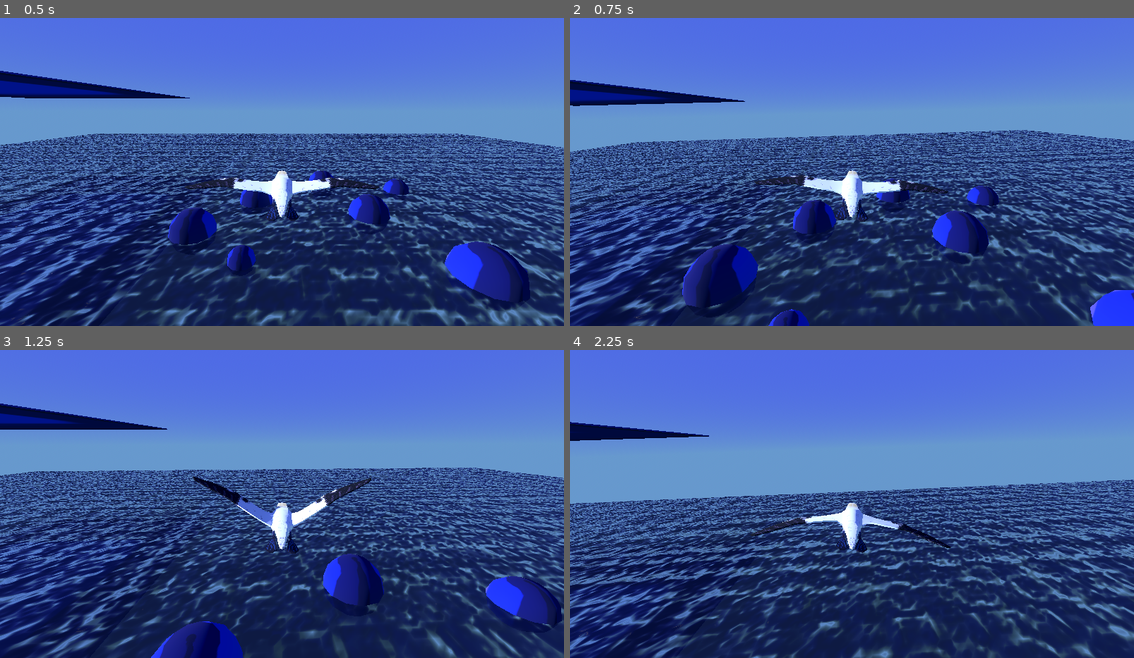
Above: before the commit, frames 1-4 (two rows, left to right).
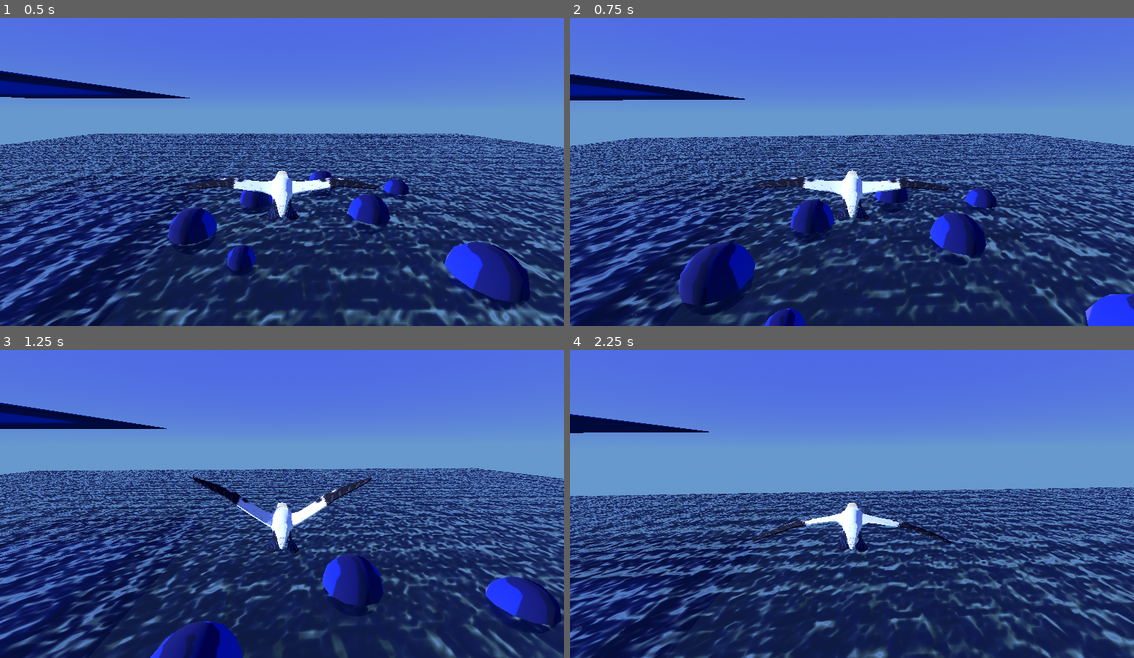
Above: after the commit, the same moments.

Repository: dreamfunicular/trianglegamejam26
Game: Godot game, scene res://BirdTestEnv.tscn
The game is run twice, just before and just after one commit, with the same random seed, the same clock (stepped at 60 frames per second) and the same inputs. The project has no main scene, so this scene is started directly. The engine's default icon, where the game draws it, is replaced by a stand-in: a white triangle on a blue panel in a dark square.
Inputs (mouse positions are in pixels of both pictures, inside the frame that each line leads up to):
- Up to frame 1 (0.5 s): no input
- Up to frame 2 (0.75 s): move the mouse to (880, 165) at 0.52 s
- Up to frame 3 (1.25 s): tap Space (Flap) at 0.77, 1.07 s
- Up to frame 4 (2.25 s): move the mouse to (823, 500) at 1.27 s; tap Space (Flap) at 1.52, 1.82 s; move the mouse to (863, 494) at 2.02 s

Frame 1 is identical in both runs. In frame 2, 29% of the frame differs, in the area x 0-100%, y 18-100%; in frame 3, 14%; in frame 4, 28%.

Commit message:
POC of modified dive state

Diff:
--- a/Objects/Player/player.gd
+++ b/Objects/Player/player.gd
@@ -4,13 +4,15 @@
 
 const CAMERA_ROLL_PERCENT = 0.5
 
-const ROLL_SENSE = 0.002
+const ROLL_SENSE = 0.8
 const ROLL_NORMALIZE_SPEED = 4
 
-const MOUSE_SENSE_MAX = 0.004
-const MOUSE_SENSE_MIN = 0.002
-const TURN_CLAMP_MAX = PI/36
-const TURN_CLAMP_MIN = PI/72
+const MOUSE_SENSE_FREE = Vector2(0.002, 0.004)
+const TURN_CLAMP_FREE = Vector2(PI/72, PI/36)
+const MOUSE_SENSE_WATER = Vector2(0.001, 0.001)
+const TURN_CLAMP_WATER = Vector2(PI/108, PI/108)
+var mouse_sense_vect = MOUSE_SENSE_FREE
+var turn_clamp_vect = TURN_CLAMP_FREE
 
 @onready var pitch_pivot = $PitchPivot
 @onready var camera = $PitchPivot/Camera3D
@@ -29,6 +31,7 @@
 
 var is_bird_surfacing : bool = false
 var camera_in_water : bool = false
+var entry_speed : float = 0.0
 
 enum PlayerStates {
 	FLY,
@@ -53,11 +56,37 @@
 
 func _input(event) -> void:
 	if event is InputEventMouseMotion:
-		var mouse_sense = lerp(MOUSE_SENSE_MAX, MOUSE_SENSE_MIN, get_speed_lerp())
-		var turn_clamp = lerp(TURN_CLAMP_MAX, TURN_CLAMP_MIN, get_speed_lerp())
-		rotate_y(clamp(-event.relative.x * mouse_sense, -turn_clamp, turn_clamp))
-		pitch_pivot.rotate_x(clamp(-event.relative.y * mouse_sense, -turn_clamp, turn_clamp))
-		roll += event.relative.x * ROLL_SENSE
+		var weight = update_steer()
+		var mouse_sense = lerp(mouse_sense_vect.y, mouse_sense_vect.x, weight)
+		var turn_clamp = lerp(turn_clamp_vect.y, turn_clamp_vect.x, weight)
+		#rotate_y(clamp(-event.relative.x * mouse_sense, -turn_clamp, turn_clamp))
+		#pitch_pivot.rotate_x(clamp(-event.relative.y * mouse_sense, -turn_clamp, turn_clamp))
+		#roll += event.relative.x * ROLL_SENSE
+		turn_camera(clamp(-event.relative.x * mouse_sense, -turn_clamp, turn_clamp),
+			clamp(-event.relative.y * mouse_sense, -turn_clamp, turn_clamp))
+
+func turn_camera(rad_x: float, rad_y: float):
+	rotate_y(rad_x)
+	pitch_pivot.rotate_x(rad_y)
+	roll += -rad_x * ROLL_SENSE
+
+# the vectors it sets store the high and low values of mouse sense and max steer
+# these values are set based on the player's state
+# then based on whatever blending function is used to lerp between them, return that weight
+# this function is only to be used in the _input function
+func update_steer() -> float:
+	match state:
+		PlayerStates.FLY:
+			mouse_sense_vect = MOUSE_SENSE_FREE
+			turn_clamp_vect = TURN_CLAMP_FREE
+			return get_speed_lerp()
+
+		PlayerStates.DIVE:
+			mouse_sense_vect = MOUSE_SENSE_WATER
+			turn_clamp_vect = TURN_CLAMP_WATER
+			return 0.000
+
+	return 0.0
 
 func update_cam():
 	if (camera.global_position.y < 0 && not camera_in_water):
@@ -72,7 +101,7 @@
 			if position.y < 0:
 				state = PlayerStates.DIVE
 				is_bird_surfacing = false
-
+				entry_speed = velocity.length() * 0.9
 
 				var _new_spash = splash_scene.instantiate()
 				add_sibling(_new_spash)
@@ -119,7 +148,7 @@
 				var percent_flap = flap_blend.sample(1 - flap_time/FLAP_DUR)
 				velocity += percent_flap * (-transform.basis.z + pitch_pivot.transform.basis.y).normalized() * FLAP_POWER
 
-			var desired_dir = -pitch_pivot.global_transform.basis.z
+			#var desired_dir = -pitch_pivot.global_transform.basis.z
 
 			#var speed_weight = clamp(20.0 / max(velocity.length(), 1.0), 0.05, 1.0) * 0.9
 			var speed_weight = ease(get_speed_lerp(), 0.3)
@@ -131,8 +160,9 @@
 			#velocity = velocity.lerp(desired_dir * velocity.length(), divespeed_coefficient * speed_weight * 0.05 * 60 * delta)
 			#velocity = velocity.slerp(desired_dir * velocity.length(), divespeed_coefficient * speed_weight * 0.05 * 60 * delta)
 
-			velocity = velocity.lerp(Vector3.ZERO, speed_weight * 0.001 * 60 * delta)
-			velocity = velocity.slerp(desired_dir * velocity.length(), 1.0 * 0.05 * 60 * delta)
+			#velocity = velocity.lerp(Vector3.ZERO, speed_weight * 0.001 * 60 * delta)
+			#velocity = velocity.slerp(desired_dir * velocity.length(), 1.0 * 0.05 * 60 * delta)
+			steer_and_fric(0.05 * 60 * delta, speed_weight * 0.001 * 60 * delta)
 
 			#var dot_weight = velocity.normalized().dot(desired_dir.normalized())
 			check_flap()
@@ -145,24 +175,41 @@
 			# Copy air code, high degree of friction
 			# ... (vel * 0.9 or smth every frame modified by delta)
 			# When facing up or dropping below a speed or above a certain timer, go back up
-			# Have a max speed otw back up
+			# Have a max speed otw back up ---- clamp to entry speed * 0.9 or smth !!!!
 
 			# this math is kinda temp still but i like the vibe of it.
 			# basically the longer you stay pointed down the longer you go
 			# tthink about it like variable height jump from mario
+
 			var pitch = pitch_pivot.global_transform.basis.z.normalized().y # -1 is straight up, 1 is straight down
-			if pitch < 0 or is_bird_surfacing: # facing up
+			if pitch < -0.1 or velocity.length() < 10.0 or is_bird_surfacing or velocity.y > 0: # facing up
 				# have a stronger force once the apex of the dive is reached
 				is_bird_surfacing = true
-				velocity.y += pow(-position.y, 1.6) / 100 + 0.5
+				velocity.y += pow(-position.y, 1.6) / 150 + 0.5
+				if (velocity.length() > entry_speed): velocity = velocity.lerp(entry_speed * velocity.normalized(), delta * 60 * 0.5)
+				#velocity.y += 20 * delta
 				#clampf(velocity.y, 0, 50)
+				#turn_camera(0.0, (pitch.angle_to(Vector3.UP) ** 2) * 0.15 * delta)
+				#turn_camera(desired_dir.cross(Vector3.UP).dot(velocity) * delta, (desired_dir.y - velocity.normalized().y) * delta)
 
 			else:
-				velocity.y += pow(-position.y, 1.4) / 150 * (6-pow(pitch+2, 1.4))
+				velocity.y += pow(-position.y, 1.4) / 150 #* (6-pow(pitch+2, 1.4))
+				#velocity.y += 10 * delta
 				#clampf(velocity.y, 0, 50)
+				#turn_camera(0.0, (pitch.angle_to(Vector3.UP) ** 2) * 0.1 * delta)
+				#turn_camera(0.0, (1.0 - pitch) * 0.15 * delta)
+
+			turn_camera(0.0, (1.0 - pitch) * clamp((-position.y) / 70, 0.5, 1.0) * 0.5 * (0.6 + 0.4 * int(is_bird_surfacing)) * delta)
+			steer_and_fric(0.01 * 60 * delta, 0.003 * 60 * delta)
 
 
 	move_and_slide()
+
+func steer_and_fric(steer_weight: float, fric_weight: float):
+	var desired_dir = -pitch_pivot.global_transform.basis.z
+
+	velocity = velocity.lerp(Vector3.ZERO, fric_weight)
+	velocity = velocity.slerp(desired_dir * velocity.length(), steer_weight)
 
 func check_flap() -> void:
 	if Input.is_action_just_pressed("Flap"):
